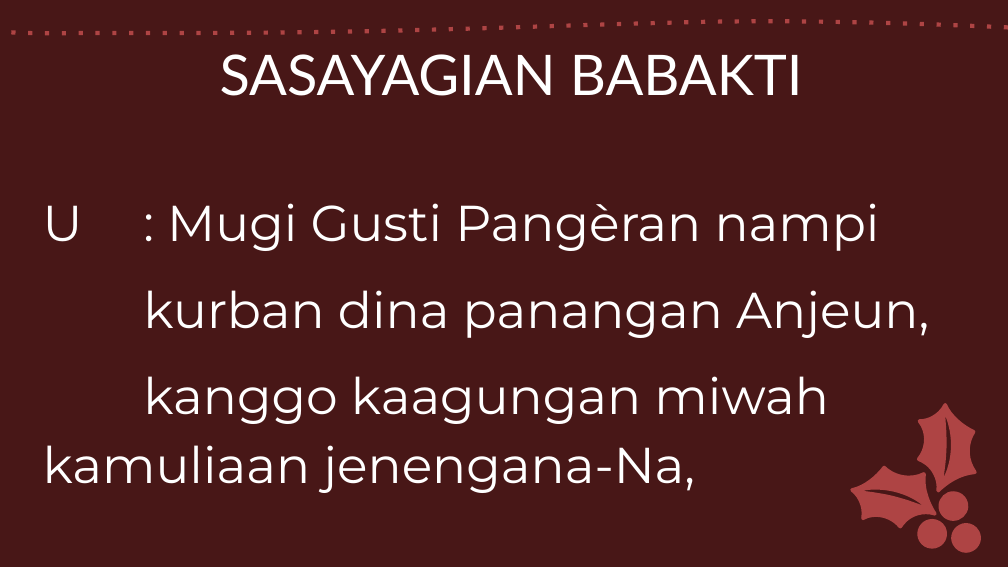
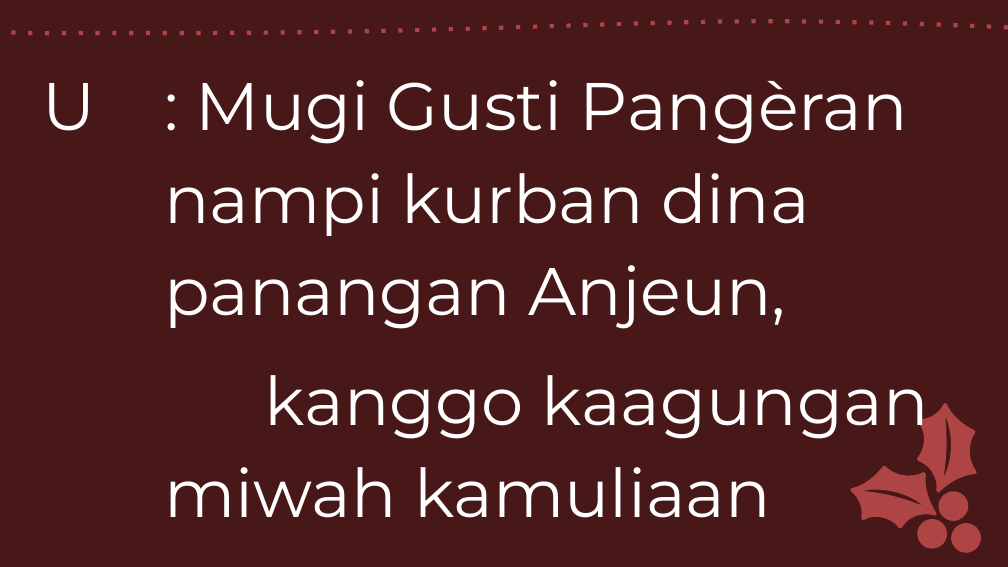
Before and after one commit to laurensius/Slide_Misa_KRC, a slide deck: slide 45 of 2020 12 tanggal 26 - 27/Misa Pesta Keluarga Kudus -Sunda.pptx (slide 46 before the commit). Drawn at 1008x567 pixels with LibreOffice and Linux fonts; fonts in the diff are those of the drawing. Boxes give left, top, right and bottom in pixels: in the first picture for what was removed or moved away, otherwise in the second. Text is boxed around its words. In the diff, an @@ line names an element or a change of style, - is before the commit and + after.

```diff
--- a/2020 12 tanggal 26 - 27/Misa Pesta Keluarga Kudus -Sunda.pptx
+++ b/2020 12 tanggal 26 - 27/Misa Pesta Keluarga Kudus -Sunda.pptx
@@ text removed at (x1=220, y1=54, x2=803, y2=96) @@
-SASAYAGIAN BABAKTI
@@ text at (x1=43, y1=80, x2=929, y2=518): text changed; size 36 to 48 pt @@
-U : Mugi Gusti Pangèran nampi
-kurban dina panangan Anjeun,
-kanggo kaagungan miwah kamuliaan jenengana-Na,
+U : Mugi Gusti Pangèran nampi kurban dina panangan Anjeun,
+kanggo kaagungan miwah kamuliaan
```
Also in this commit, not shown: 68 other slides changed, 7 slides added, 7 slides removed, 5 other files.
